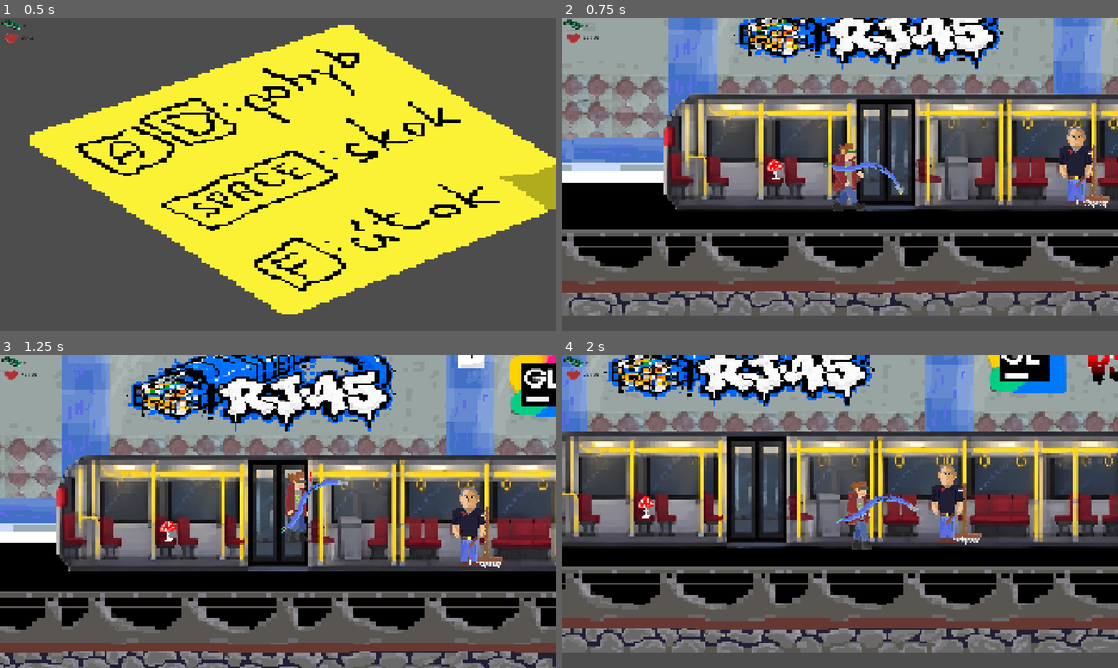
Above: before the commit, frames 1-4 (two rows, left to right).
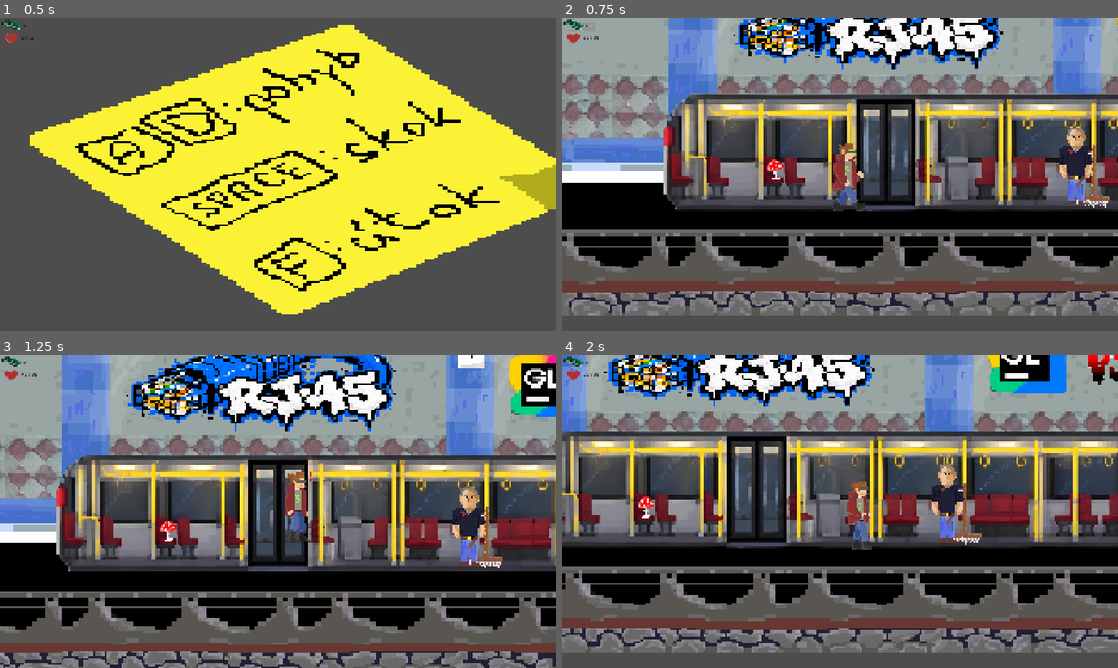
Above: after the commit, the same moments.

Repository: NetoCZ/Metro
Game: Godot game, scene res://Scenes/Intro/intro.tscn
The game is run twice, just before and just after one commit, with the same random seed, the same clock (stepped at 60 frames per second) and the same inputs.
Inputs:
- Up to frame 1 (0.5 s): no input
- Up to frame 2 (0.75 s): tap Enter (ui_accept) at 0.5 s; hold D (move_right) from 0.53 s (still down); hold F (attack) from 0.53 s (still down)
- Up to frame 3 (1.25 s): keep holding D (move_right); keep holding F (attack); tap Space (move_jump) at 0.77 s; tap P (hurt) at 0.8 s
- Up to frame 4 (2 s): keep holding D (move_right); release F (attack) at 1.28 s; tap P (hurt) at 1.35 s; tap Space (move_jump) at 1.52 s; tap F (attack) at 1.55 s

Frame 1 is identical in both runs. In frame 2, 0.2% of the frame differs, in the area x 47-62%, y 45-57%; in frame 3, 0.2%; in frame 4, 0.3%, in the area x 49-65%, y 44-54%.

Commit message:
prebuildddffddddffffsdfggfrf

Diff:
--- a/Scenes/Enemy/Enemy.gd
+++ b/Scenes/Enemy/Enemy.gd
@@ -54,7 +54,6 @@
 		return
 
 	health -= amount
-	print("Получен урон: ", amount, " | Осталось HP: ", health)
 
 	if health <= 0:
 		die()
--- a/Scenes/Player/player.tscn
+++ b/Scenes/Player/player.tscn
@@ -5,7 +5,6 @@
 [ext_resource type="PackedScene" uid="uid://dmg7yfrfwf8de" path="res://Scenes/Weapons/BaseWeapon.tscn" id="2_gk6dx"]
 [ext_resource type="Texture2D" uid="uid://chx02whkmdi8t" path="res://Scenes/Player/assets/standing2.png" id="2_xpcdj"]
 [ext_resource type="Texture2D" uid="uid://e1cm5kx6817x" path="res://Scenes/Player/assets/run1.png" id="3_dd0ac"]
-[ext_resource type="Resource" uid="uid://bimlq2tgugawq" path="res://Scenes/Weapons/Items/Rj45.tres" id="3_hnuln"]
 [ext_resource type="Texture2D" uid="uid://cyagoak5scgmr" path="res://Scenes/Player/assets/run2.png" id="4_0u5uq"]
 [ext_resource type="Texture2D" uid="uid://d1vvl62o5gs8q" path="res://Scenes/Player/assets/mrtev_maincharacter.png" id="4_06tpx"]
 [ext_resource type="Texture2D" uid="uid://btxqwtskwx2w4" path="res://Scenes/Player/assets/hit_maincharacter.png" id="4_oikmp"]
@@ -114,7 +113,6 @@
 scale = Vector2(3.4415402, 3.5478175)
 script = ExtResource("1_uvnfx")
 base_weapon_scene = ExtResource("2_gk6dx")
-starting_weapon = ExtResource("3_hnuln")
 
 [node name="CollisionShape2D" type="CollisionShape2D" parent="CharacterBody2D" unique_id=523690038 groups=["player", "playerTarget"]]
 shape = SubResource("CapsuleShape2D_wdocy")
